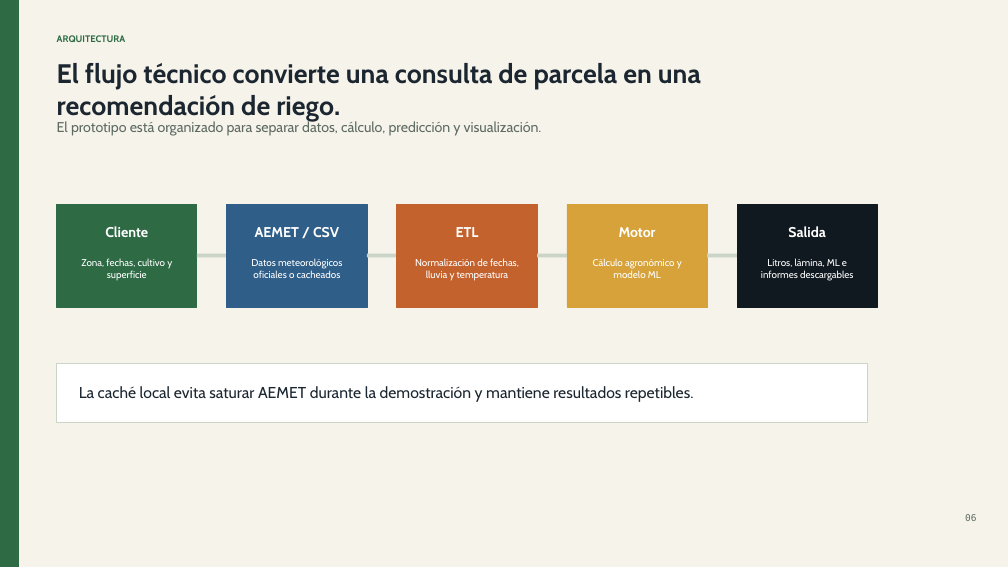
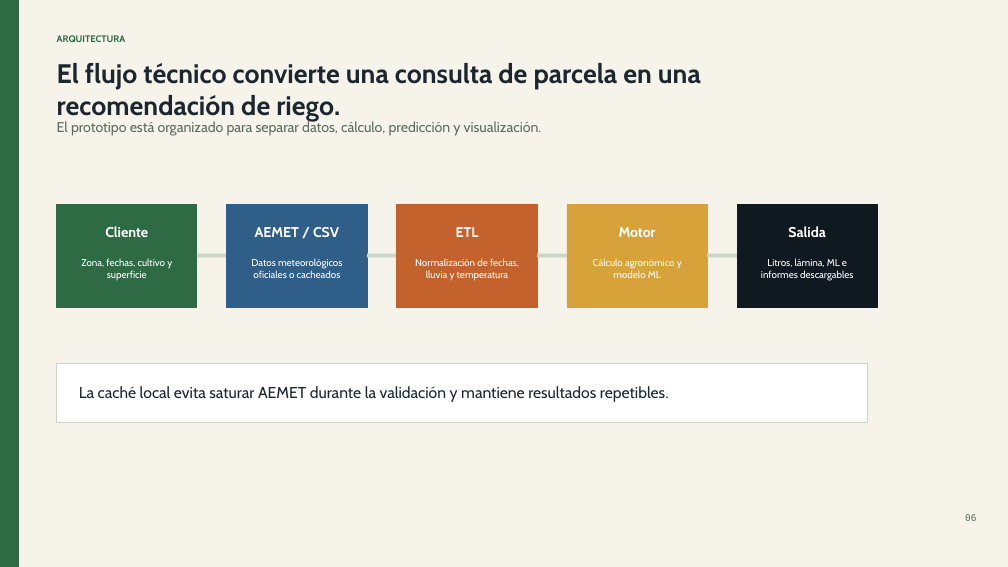
Before and after one commit to romanmaeztu/PI-Agricultura-de-Precisi-n, a slide deck: slide 6 of docs/presentacion_defensa_tfg_riego_jurado.pptx. Drawn at 1008x567 pixels with LibreOffice and Linux fonts; fonts in the diff are those of the drawing. Boxes give left, top, right and bottom in pixels: in the first picture for what was removed or moved away, otherwise in the second. Text is boxed around its words. In the diff, an @@ line names an element or a change of style, - is before the commit and + after.

```diff
--- a/docs/presentacion_defensa_tfg_riego_jurado.pptx
+++ b/docs/presentacion_defensa_tfg_riego_jurado.pptx
@@ text at [79,386,669,402]: text changed @@
-La caché local evita saturar AEMET durante la demostración y mantiene resultados repetibles.
+La caché local evita saturar AEMET durante la validación y mantiene resultados repetibles.
```
Also in this commit, not shown: 9 other slides changed, 9 other files.
